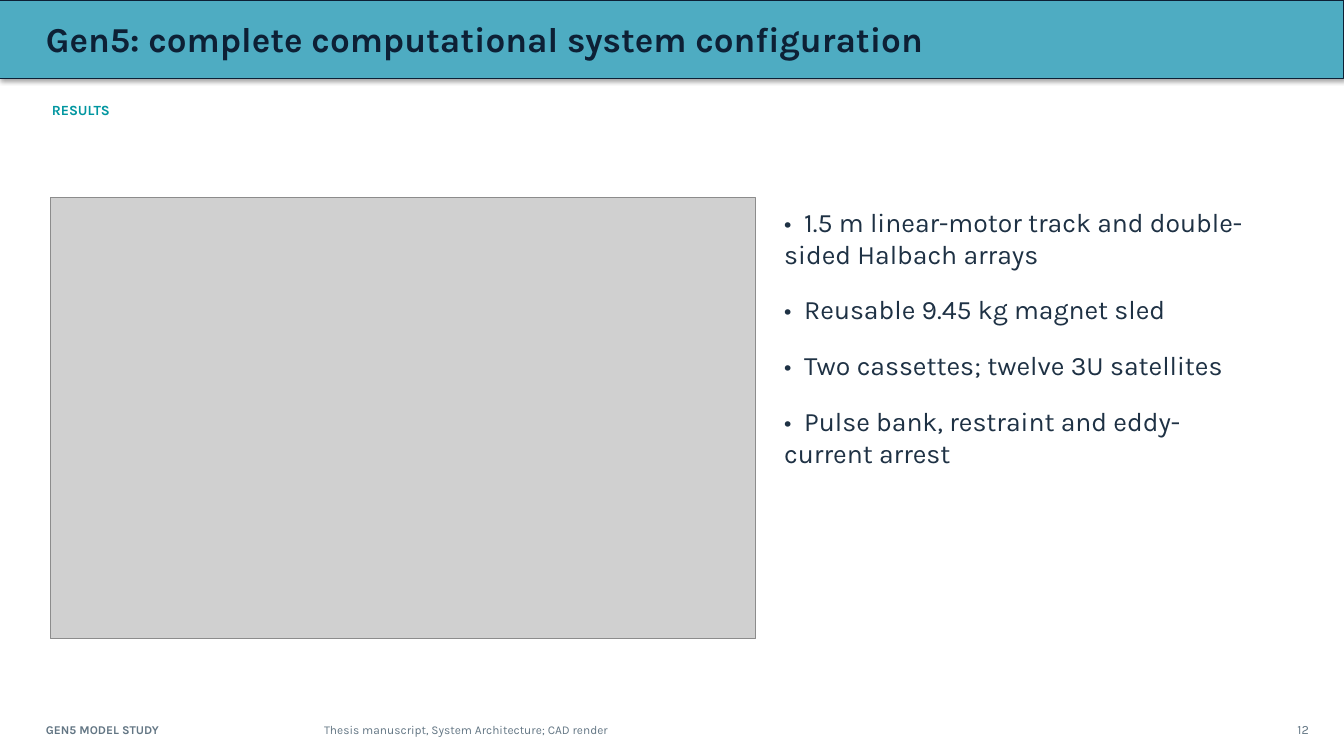
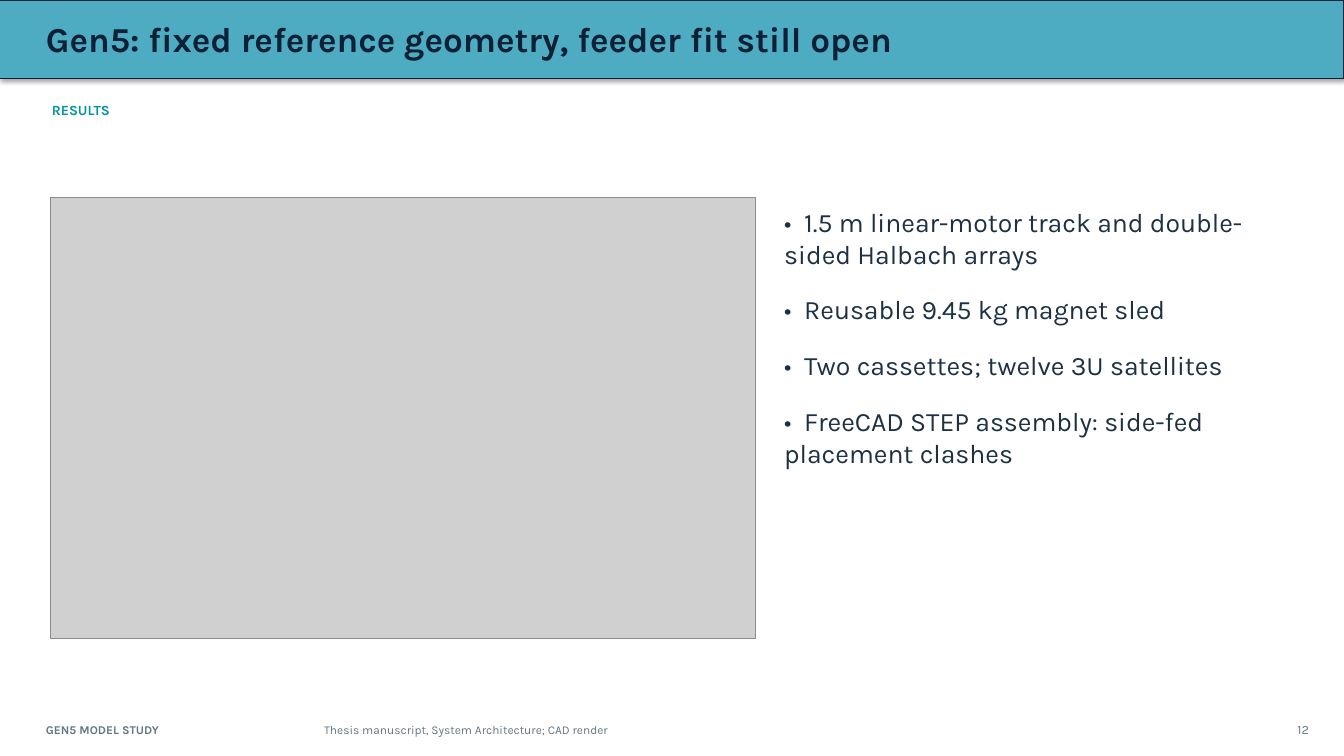
Before and after one commit to aaaaaaaaaaaavm/VOLLEY-thesis, a slide deck: slide 12 of university/final_review_2026_10_10/VOLLEY_Final_Review_2026-10-10.pptx. Drawn at 1344x756 pixels with LibreOffice and Linux fonts; fonts in the diff are those of the drawing; grey boxes stand for pictures. Boxes give left, top, right and bottom in pixels: in the first picture for what was removed or moved away, otherwise in the second. Text is boxed around its words. In the diff, an @@ line names an element or a change of style, - is before the commit and + after.

```diff
--- a/university/final_review_2026_10_10/VOLLEY_Final_Review_2026-10-10.pptx
+++ b/university/final_review_2026_10_10/VOLLEY_Final_Review_2026-10-10.pptx
@@ text at [46, 27, 891, 61]: text changed @@
-Gen5: complete computational system configuration
+Gen5: fixed reference geometry, feeder fit still open
@@ text at [784, 412, 1203, 470]: text changed @@
-• Pulse bank, restraint and eddy-current arrest
+• FreeCAD STEP assembly: side-fed placement clashes
```
Also in this commit, not shown: 4 other slides changed, 1 slide added, 1 slide removed, 53 other files.
